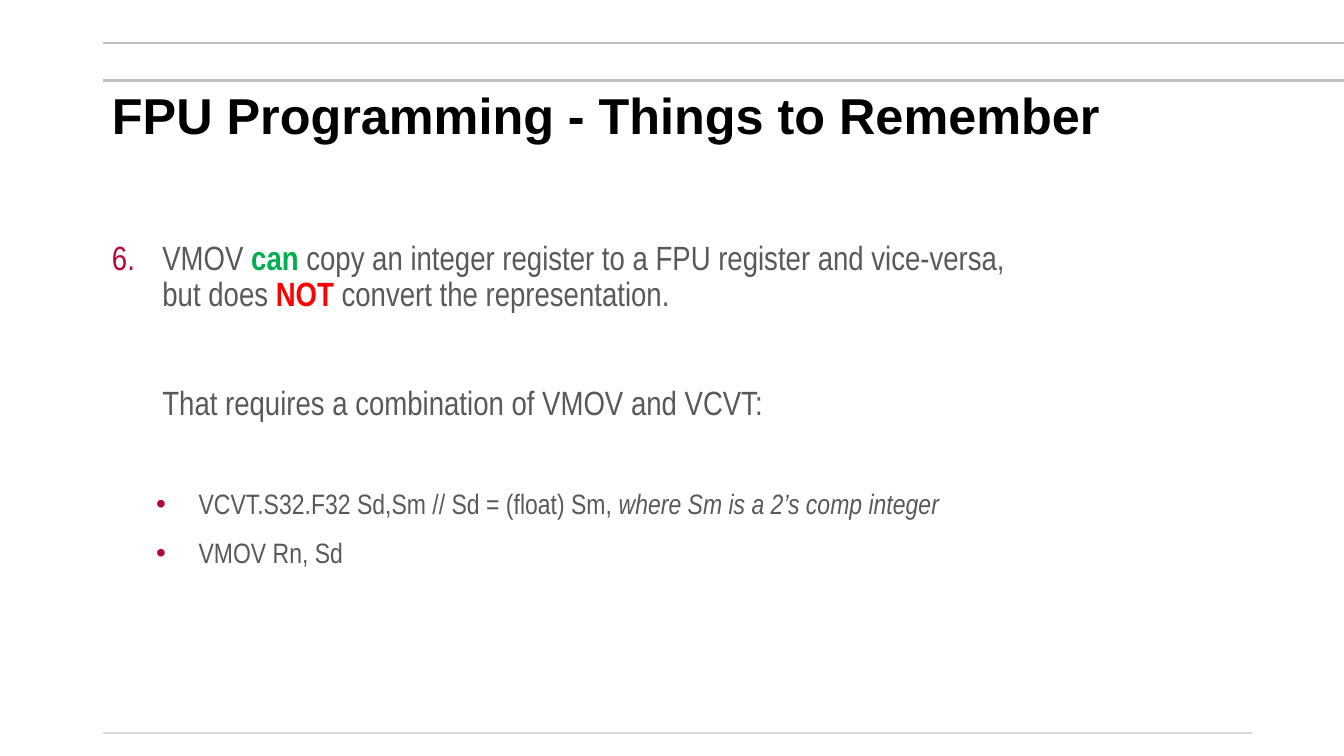
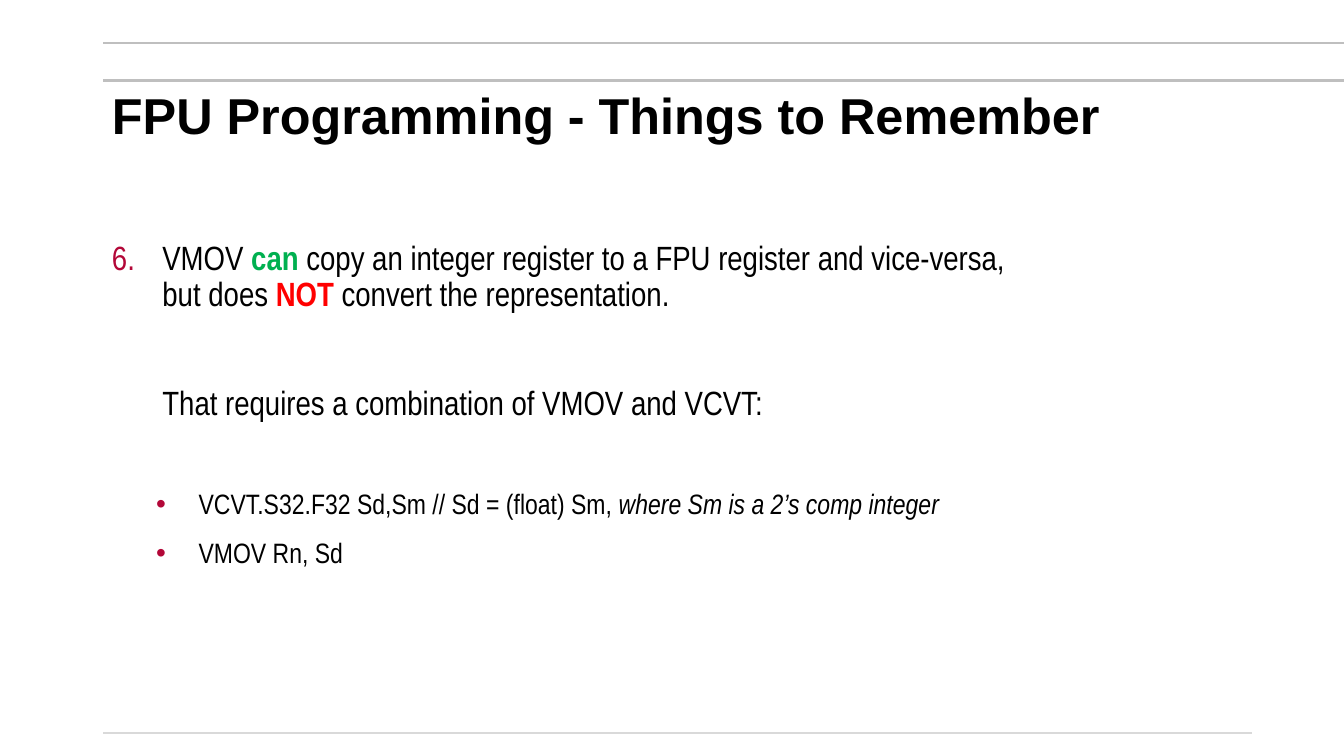
Before and after one commit to mikegrace2/CSEN20-Fall2026-Course-Website, a slide deck: slide 63 of Week08_FloatingPoint/Ch09_Getting Started with Floating Point_V4.pptx. Drawn at 1344x756 pixels with LibreOffice and Linux fonts; fonts in the diff are those of the drawing; background and template pictures are left out. Boxes give left, top, right and bottom in pixels: in the first picture for what was removed or moved away, otherwise in the second. Text is boxed around its words. In the diff, an @@ line names an element or a change of style, - is before the commit and + after.

Commit message:
Updated styles

```diff
--- a/Week08_FloatingPoint/Ch09_Getting Started with Floating Point_V4.pptx
+++ b/Week08_FloatingPoint/Ch09_Getting Started with Floating Point_V4.pptx
@@ text "VMOV can copy an integer ..." at (162, 245, 1004, 567): text colour #595959 to #000000 @@
```
Also in this commit, not shown: 5 other slides changed.
